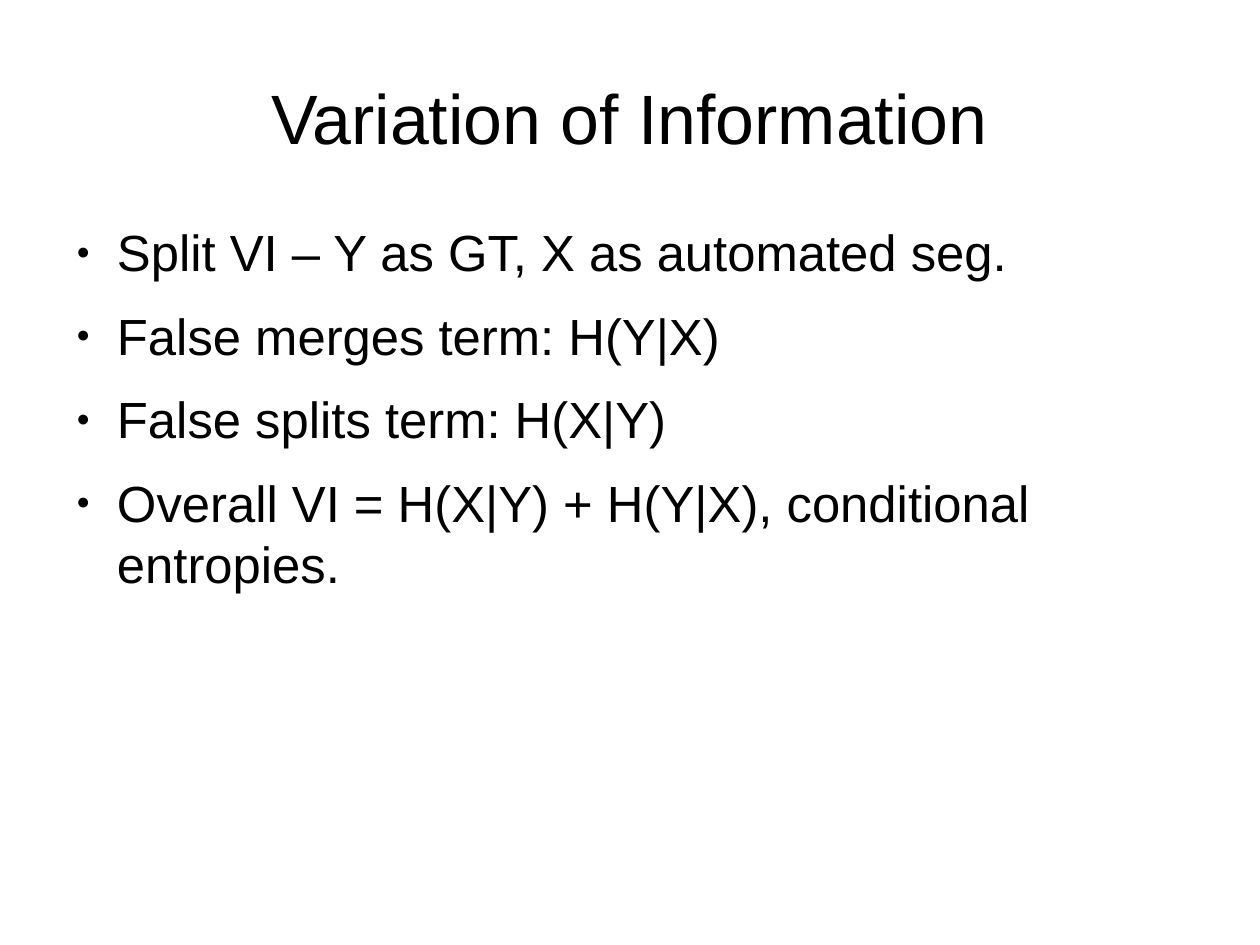
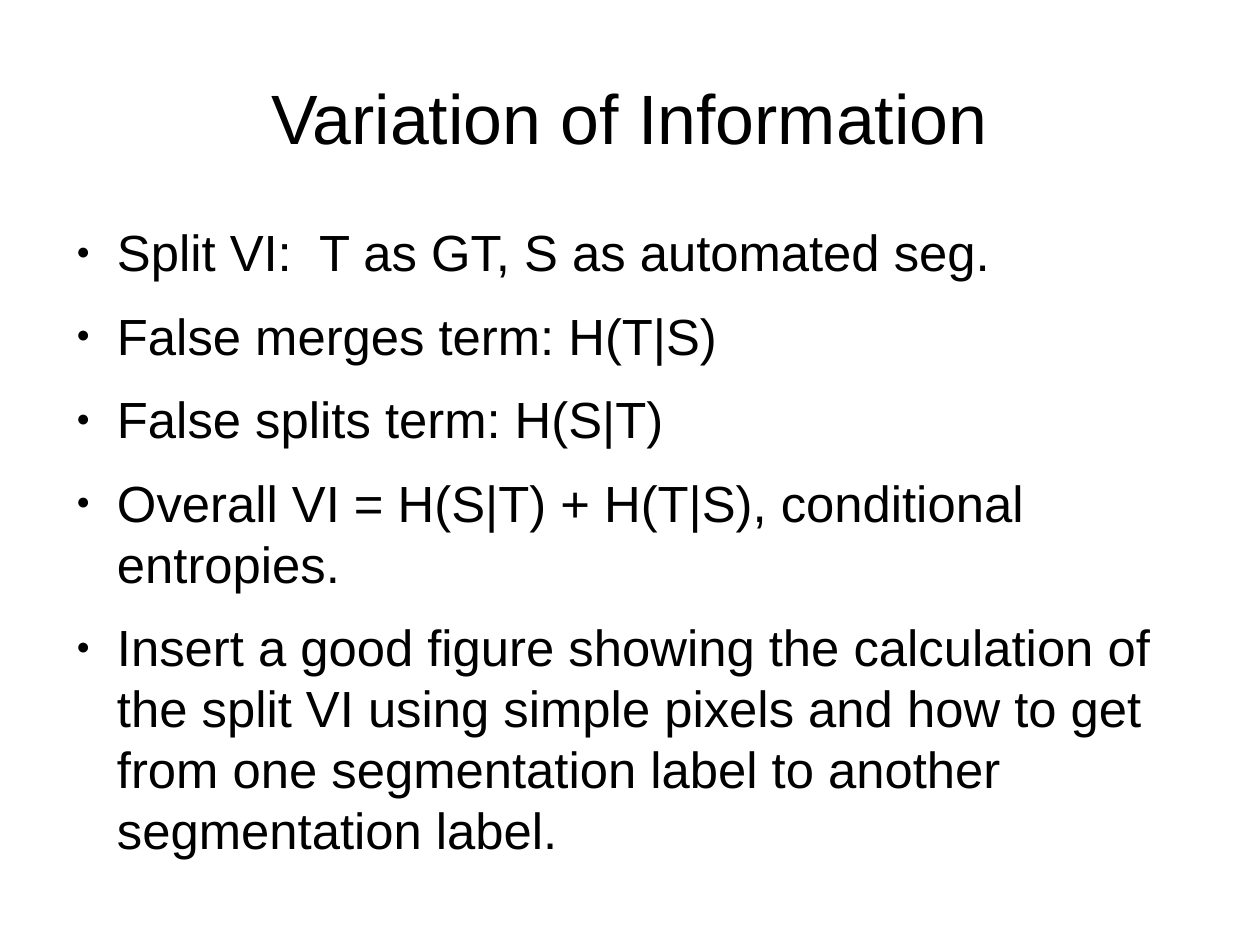
Before and after one commit to JohnnyTeutonic/view_all, a slide deck: slide 10 of Segmentation_Presentation.odp (slide 6 before the commit). Drawn at 1260x945 pixels with LibreOffice and Linux fonts; fonts in the diff are those of the drawing. Boxes give left, top, right and bottom in pixels: in the first picture for what was removed or moved away, otherwise in the second. Text is boxed around its words. In the diff, an @@ line names an element or a change of style, - is before the commit and + after.

```diff
--- a/Segmentation_Presentation.odp
+++ b/Segmentation_Presentation.odp
@@ text at (x1=117, y1=234, x2=1150, y2=789): text changed @@
-● Split VI – Y as GT, X as automated seg.
-● False merges term: H(Y|X)
-● False splits term: H(X|Y)
-● Overall VI = H(X|Y) + H(Y|X), conditional entropies.
+● Split VI: T as GT, S as automated seg.
+● False merges term: H(T|S)
+● False splits term: H(S|T)
+● Overall VI = H(S|T) + H(T|S), conditional entropies.
+● Insert a good figure showing the calculation of the split VI using simple pixels and how to get from one segmentation label to another segmentation label.
```
Also in this commit, not shown: 6 other slides changed, 7 slides added, 1 slide removed, 1 other file.
